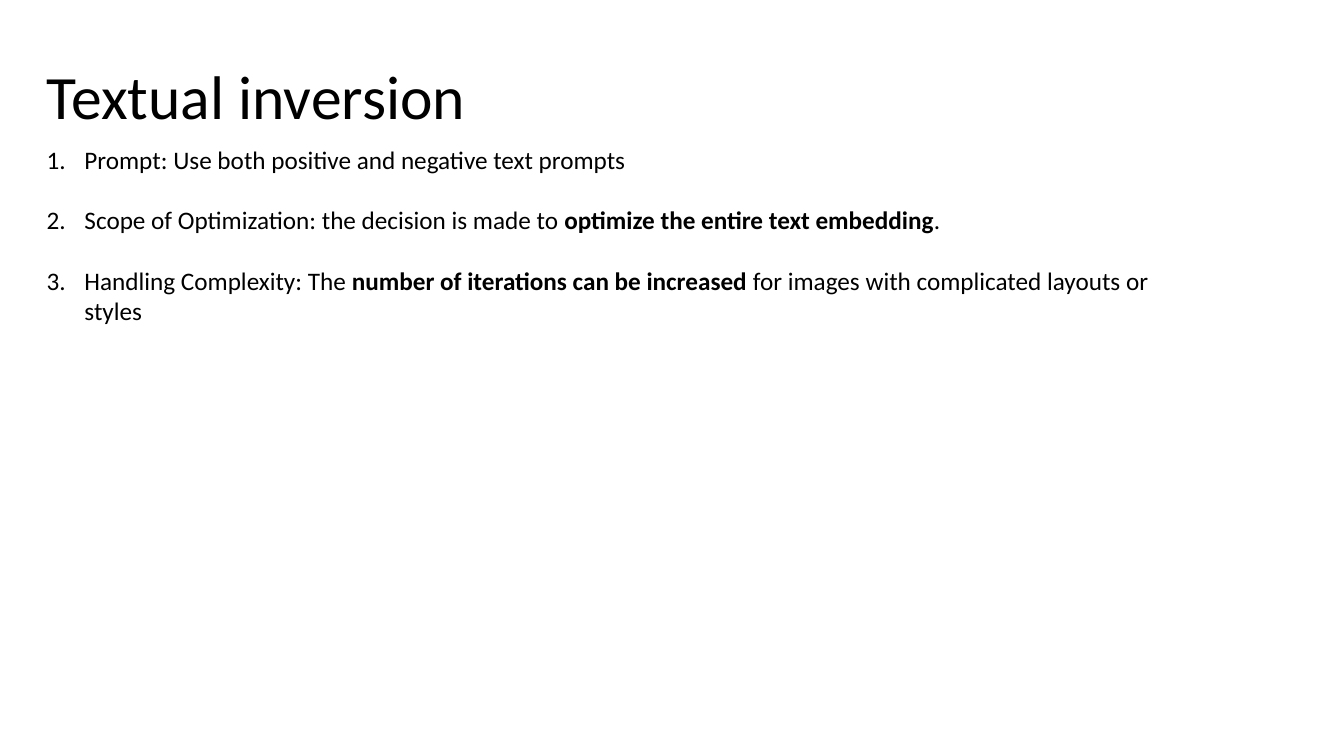
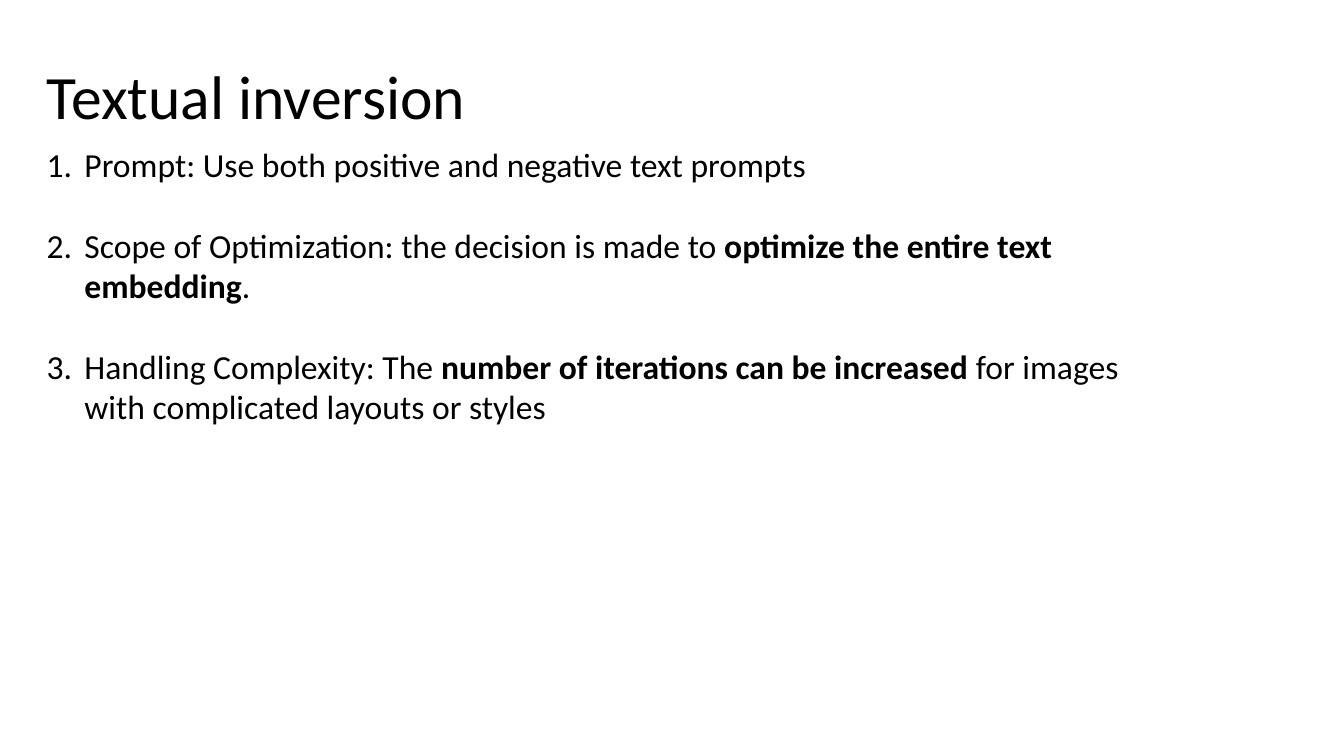
Before and after one commit to jasonfghx/lilicoco, a slide deck: slide 14 of diffusion書報/DDPM.pptx (slide 11 before the commit). Drawn at 1344x756 pixels with LibreOffice and Linux fonts; fonts in the diff are those of the drawing. Boxes give left, top, right and bottom in pixels: in the first picture for what was removed or moved away, otherwise in the second. Text is boxed around its words. In the diff, an @@ line names an element or a change of style, - is before the commit and + after.

```diff
--- a/diffusion書報/DDPM.pptx
+++ b/diffusion書報/DDPM.pptx
@@ text "Prompt: Use both positive and ..." at [84,153,1118,425]: size 18 to 24 pt @@
```
Also in this commit, not shown: 5 other slides changed, 3 slides added.
